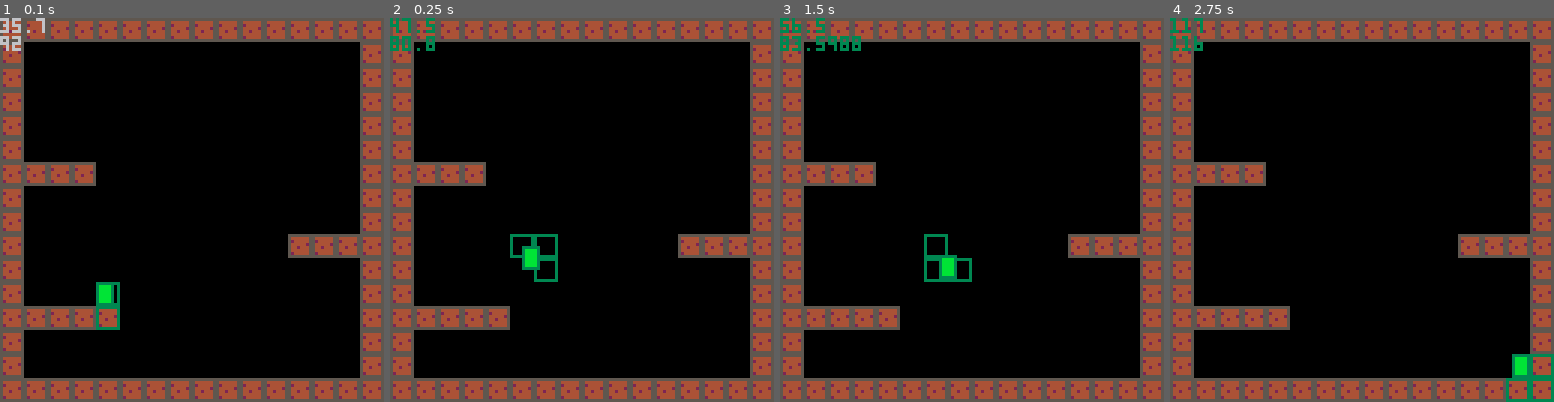
Above: before the commit, frames 1-4 (left to right).
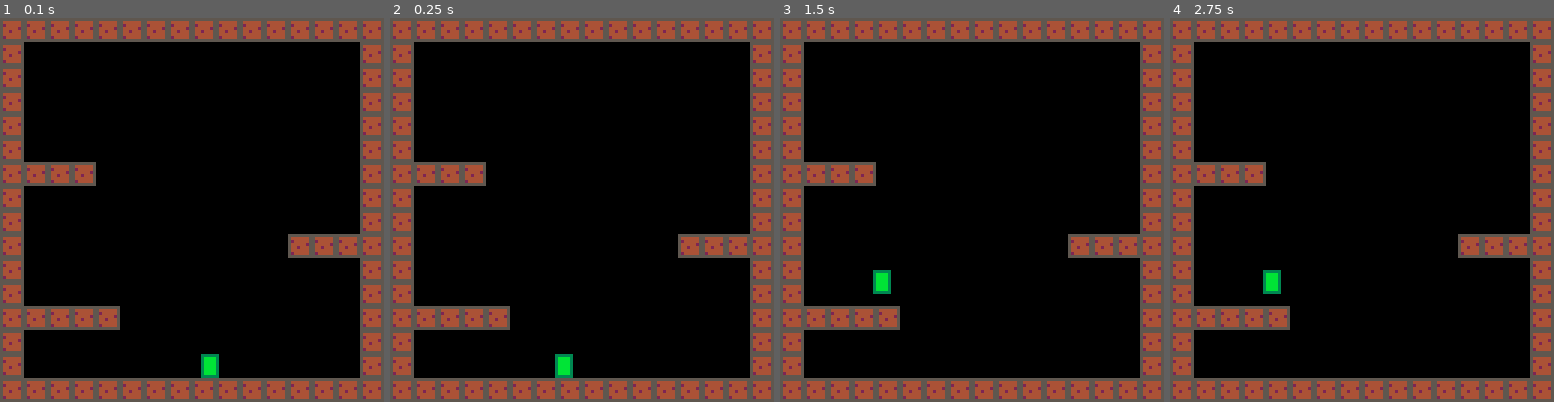
Above: after the commit, the same moments.

Repository: adparadise/pico8-games
Game: PICO-8 cartridge platform.p8
The game is run twice, just before and just after one commit, with the same random seed, the same clock (stepped at 60 frames per second) and the same inputs.
Inputs:
- Up to frame 1 (0.1 s): no input
- Up to frame 2 (0.25 s): no input
- Up to frame 3 (1.5 s): tap X (X key) at 0.33, 1.07 s; tap O (Z key) at 0.7 s
- Up to frame 4 (2.75 s): hold Right 1.6-2.1 s; tap O (Z key) at 1.7, 2.1, 2.5 s; tap X (X key) at 1.85 s; hold Up 2.15-2.42 s; hold Right from 2.47 s (still down)

The runs differ from the first frame. In frame 1, 1.1% of the frame differs, in the area x 0-58%, y 0-94%; in frame 2, 1.4%; in frame 3, 1.6%, in the area x 0-50%, y 0-72%; in frame 4, 1.4%.

Commit message:
fix one collision issue, isolate another

Diff:
--- a/platform.p8
+++ b/platform.p8
@@ -26,49 +26,54 @@
 players = {}
 is_running = true
 is_replaying = true
+replay_only = 6
 replay_inputs = {}
 replay_inputs_index = 1
 replay_inputs_index_t = 0
 replay_index = 1
 lead_countdown = 3
 
-replays = {
--- 1. drop: through top right
-{ x = 35, y = 92, inputs = {
+replays = {}
+-- drop: through top right
+replays[1] = { x = 35, y = 92, inputs = {
    {b=RIGHT_BUTTON,d=3},
    {b=bor(RIGHT_BUTTON,JUMP_BUTTON),d=1},
    {b=RIGHT_BUTTON,d=3},
    {b=bor(LEFT_BUTTON),d=18},
-   {b=0,d=5} }
-},
--- 2. drop: into right side
-{ x = 37, y = 92, inputs = {
+   {b=0,d=0} }
+}
+-- drop: into right side
+replays[2] = { x = 37, y = 92, inputs = {
    {b=RIGHT_BUTTON,d=3},
    {b=bor(RIGHT_BUTTON,JUMP_BUTTON),d=1},
    {b=RIGHT_BUTTON,d=3},
    {b=bor(LEFT_BUTTON),d=18},
    {b=0,d=2} }
-},
--- 3. upward: through bottom left
-{ x = 51, y = 114, inputs = {
+}
+-- upward: through bottom left
+replays[3] = { x = 51, y = 114, inputs = {
    {b=bor(LEFT_BUTTON),d=3},
    {b=bor(LEFT_BUTTON,JUMP_BUTTON),d=4},
    {b=0,d=5} }
-},
--- 4. walk: into left wall
-{ x = 18, y = 116, inputs = {
+}
+-- walk: into left wall
+replays[4] = { x = 18, y = 116, inputs = {
    {b=0,d=3},
    {b=bor(LEFT_BUTTON),d=8},
    {b=bor(LEFT_BUTTON),d=8}, }
-},
--- 5. walk: into right wall
-{ x = 108, y = 116, inputs = {
+}
+-- walk: into right wall
+replays[5] = { x = 108, y = 116, inputs = {
    {b=0,d=3},
    {b=bor(RIGHT_BUTTON),d=8},
    {b=bor(RIGHT_BUTTON),d=8}, }
 }
+-- upward: through bottom left, harder
+replays[6] = { x = 71, y = 116, inputs = {
+   {b=bor(LEFT_BUTTON),d=7},
+   {b=bor(LEFT_BUTTON,JUMP_BUTTON),d=5},
+   {b=0,d=5} }
 }
-replay_only = nil
 
 function _init()
   if (is_replaying) then
@@ -428,10 +433,11 @@
     local flags = fget(mget(next.cellx, next.celly))
     player.cells[#player.cells + 1] = {x = next.cellx, y = next.celly}
     if (band(flags, SOLID_GROUND) > 0) then
+
       local nextx = player.x
       local nexty = player.y
       if (player.vx < 0) then
-        nextx = (next.cellx)*8+player.w/2
+        nextx = (next.cellx+1)*8+player.w/2
       end
       if (player.vx > 0) then
         nextx = next.cellx*8-player.w/2
@@ -443,13 +449,12 @@
         nexty = next.celly*8-player.h/2
       end
 
-
       local magx
       local magy
       magx = abs(player.x - nextx)
       magy = abs(player.y - nexty)
 
-      if (magx < magy) then
+      if (magx <= magy) then
         next.x = nextx
         player.vx = 0
         next.is_updated = true
@@ -462,6 +467,7 @@
         end
         if (player.vy > 0) then
           next.y = nexty
+          next.x = player.x + player.vx
           player.vy = 0
           player.state = STANDING
           player.jump_direction = 0
@@ -503,7 +509,7 @@
 end
 
 function draw_player(player)
-  draw_player_debug(player)
+  --draw_player_debug(player)
   spr(7,player.x-4,player.y-4)
 end
 
